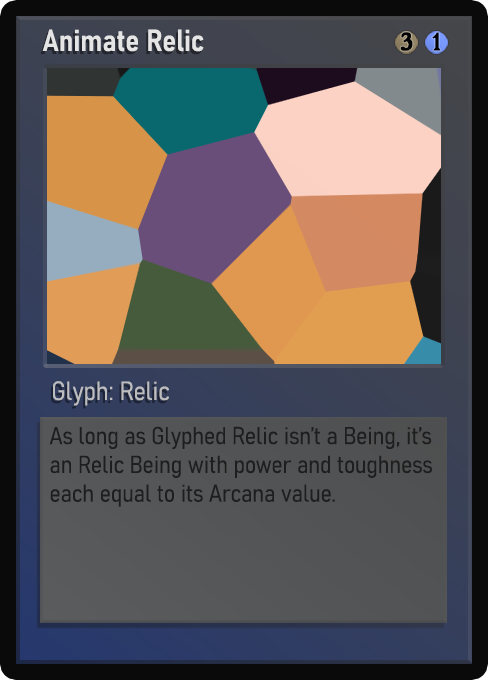
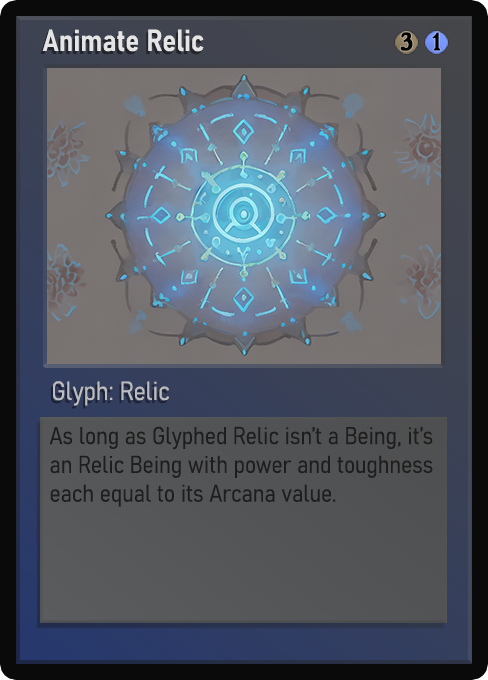
Layered file, before and after one edit (488px x 680px). Changes by layer:
painted on "Name" over [86, 33, 204, 52]
painted on "Class" over [53, 383, 169, 406]
painted on "Desc_norm" over [51, 426, 433, 502]
painted on "Artwork" over [47, 68, 441, 364]
